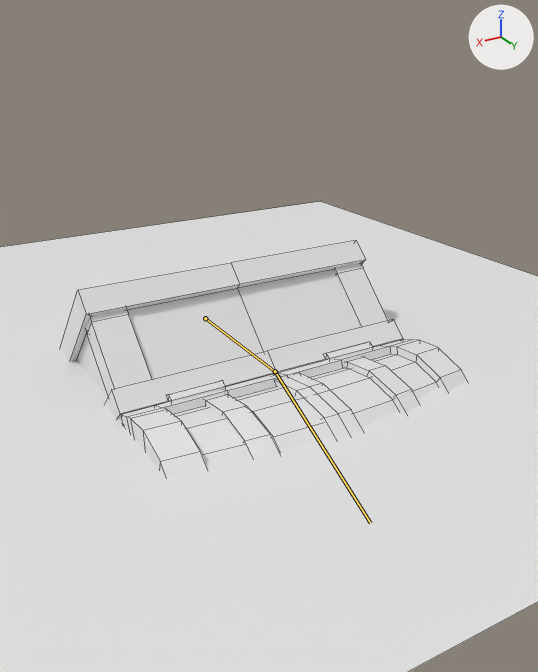
Two versions of the Blender file 3D/Blend File/ChesterBackup.blend, one commit apart.
Rendered twice from a camera (50 mm lens) standing at (3.14, 6.51, 2.14) and looking at (-0.03, 1.22, -0.5). Every picture has the same lights, and +X, +Y and +Z are marked at upper right. Both versions are drawn at frame 15 of the action 'CoinShoot'; the numbers are the values there. The bones that bend it are drawn over the model as lines. Mesh edges are drawn as thin lines.

In view in the first picture: 'Chest', 'Plane'.
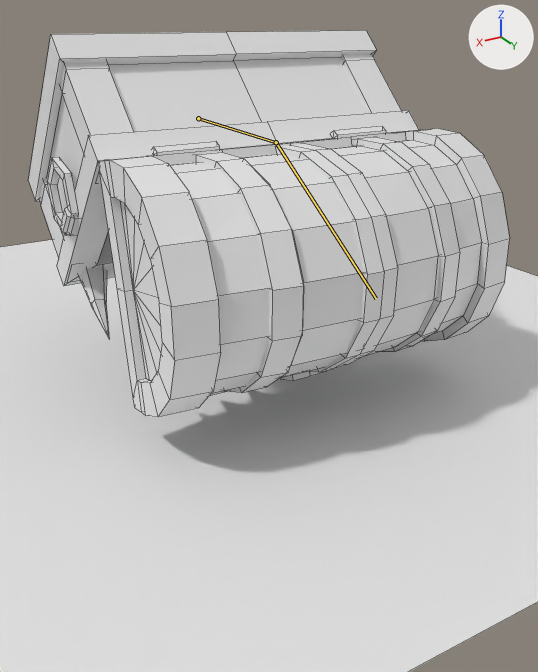
Boxes [x1, y1, x2, y2] around the edits, measured in the pictures (538 x 672 px):
'Chest', posed
    before: [60, 240, 467, 476]
    after: [28, 30, 510, 417]
bone 'Bone', root to tip
    before: (205, 318) to (275, 371)
    after: (198, 118) to (276, 142)
bone 'Bone.001', root to tip
    before: (275, 371) to (370, 523)
    after: (276, 142) to (376, 298)

The edits, one by one:
Bone 'Bone' (bone_bone) moves from (0.0, 0.0, 0.0) to (0.0, 1.468, -1.357).
Bone 'Bone.001' (bone_bone_001) turns from (37, 0, 0) to (30, 0, 0) degrees about its own x, y and z.
